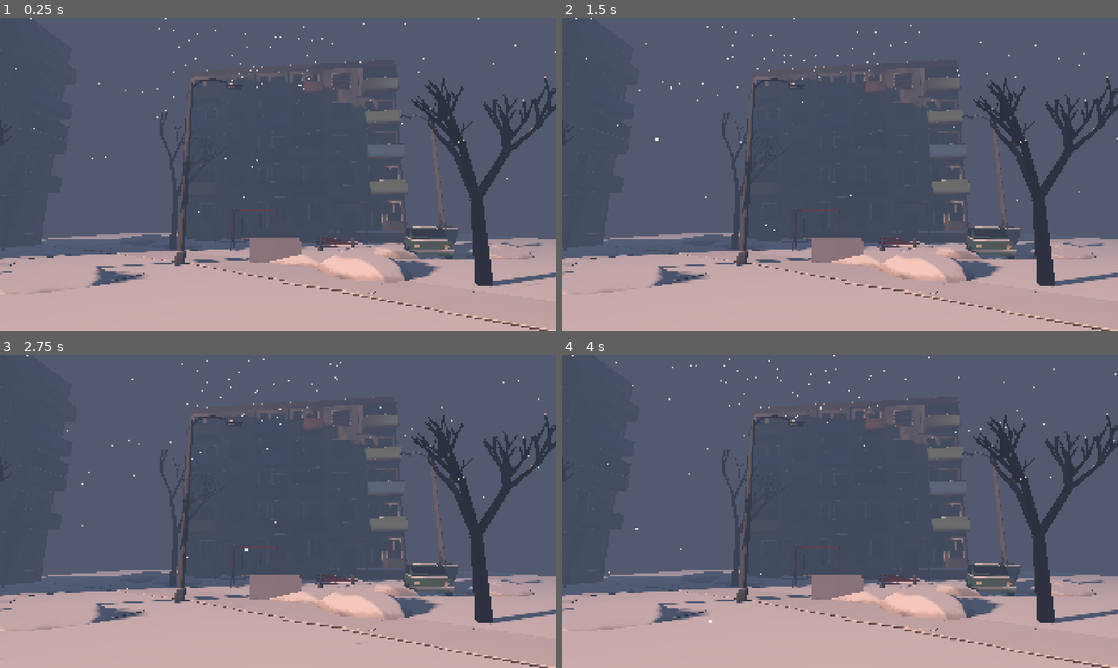
Above: before the commit, frames 1-4 (two rows, left to right).
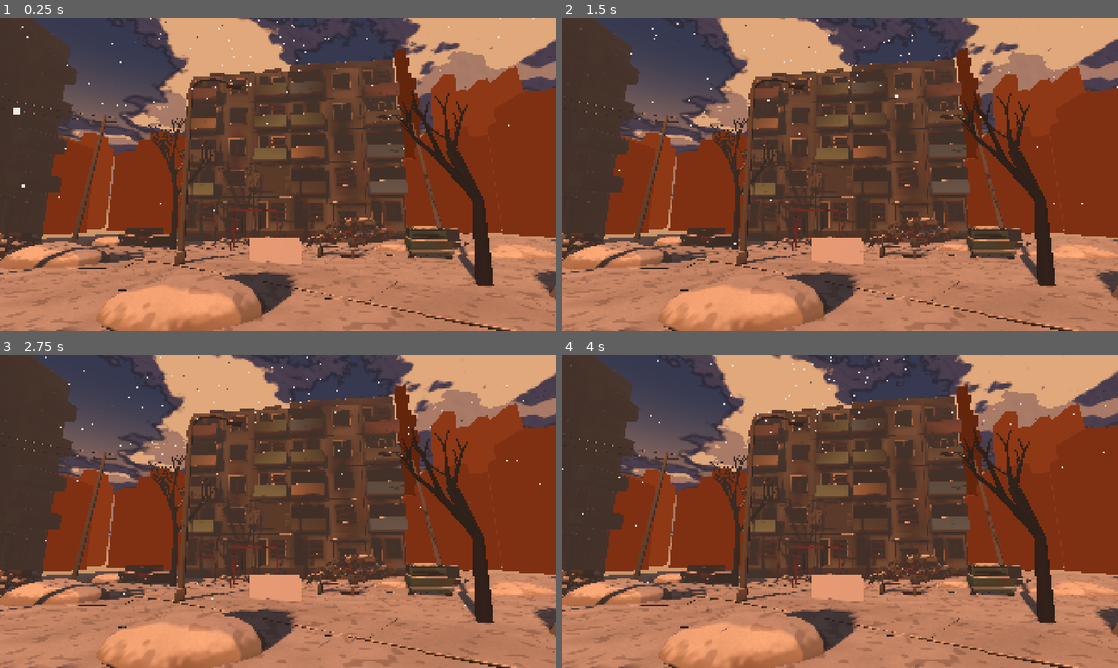
Above: after the commit, the same moments.

Repository: Noel619/Metro_S.T.A.L.K.E.R
Game: Godot game, scene res://scenes/style/diorama_patio_anochecer.tscn
The game is run twice, just before and just after one commit, with the same random seed, the same clock (stepped at 60 frames per second) and the same inputs. This scene is started directly instead of the project's main scene.
Inputs (mouse positions are in pixels of both pictures, inside the frame that each line leads up to):
- Up to frame 1 (0.25 s): no input
- Up to frame 2 (1.5 s): move the mouse to (962, 158) at 0.52 s; hold E (lean_right) 0.53-1.28 s; tap 1 (belt_1) at 0.6 s; click (962, 158) at 0.67 s; tap Space (jump) at 0.77 s; move the mouse to (728, 190) at 1.27 s; hold I (backpack) from 1.28 s (still down); tap 2 (belt_2) at 1.35 s
- Up to frame 3 (2.75 s): tap Space (jump) at 1.52 s; move the mouse to (333, 442) at 2.02 s; release I (backpack) at 2.03 s; hold E (lean_right) from 2.03 s (still down); tap 3 (belt_3) at 2.1 s
- Up to frame 4 (4 s): move the mouse to (812, 574) at 2.77 s; release E (lean_right) at 2.78 s; hold W (move_forward) 2.78-3.53 s; tap C (crouch) at 2.85 s; click (812, 574) at 2.92 s; tap Space (jump) at 3.02, 3.77 s; move the mouse to (1006, 558) at 3.52 s; hold Q (lean_left) from 3.53 s (still down); tap T (flashlight) at 3.6 s

The runs differ from the first frame. In frame 1, 100% of the frame differs, in the area x 0-100%, y 0-100%; in frame 2, 100%; in frame 3, 100%; in frame 4, 100%.

Commit message:
Fase 1: segunda pasada del exterior tras la revisión 1
Respuesta a la revisión: el exterior estaba demasiado blanco y pálido,
sin ambiente posapocalíptico, y el cielo no podía ser negro.

- Cielo pintado (cielo.gdshader): degradado, resplandor del sol o de la
  luna y nubes en dos tonos con contorno de tinta. Tres momentos del día
  en scripts/surface/atmosphere.gd: día, anochecer y noche (nunca negro).
- Superficie sucia: nieve vieja con ceniza, hollín y barro; bloques con
  chorretones; gradación más oscura y con más tramado; preajuste propio
  para la noche.
- Destrucción en los bloques: ventanas quemadas con hollín, paneles
  caídos con varillas, balcones desplomados, cornisas rotas y puertas
  tapiadas.
- Modelos nuevos: escombros, coche quemado, farola torcida, postes con
  cables caídos, ruinas del horizonte y el edificio partido de la Zona
  Cero, como siluetas lejanas (tinta_lejano.gdshader).
- Humo lejano, nieve y ceniza cayendo.
- README: Zona Cero (edificio partido junto al cráter), refugios hechos
  a mano (nueva sección 6.12), gran expedición de 60 minutos a 3 horas,
  explicación de Issues y resultado de la revisión del estilo.
- docs/ESTILO.md y decisiones D-013 a D-015.

Co-Authored-By: Claude Opus 5.5 <noreply@anthropic.com>
Claude-Session: https://claude.ai/code/session_01P5KpG5eDGXWox8ypbQDFPc

Diff:
--- /dev/null
+++ b/assets/materials/lejano.tres
@@ -0,0 +1,8 @@
+[gd_resource type="ShaderMaterial" load_steps=2 format=3]
+
+[ext_resource type="Shader" path="res://assets/shaders/tinta_lejano.gdshader" id="1_shader"]
+
+[resource]
+resource_name = "lejano"
+shader = ExtResource("1_shader")
+shader_parameter/capa = 0.5
--- /dev/null
+++ b/assets/materials/lejano_0.tres
@@ -0,0 +1,8 @@
+[gd_resource type="ShaderMaterial" load_steps=2 format=3]
+
+[ext_resource type="Shader" path="res://assets/shaders/tinta_lejano.gdshader" id="1_shader"]
+
+[resource]
+resource_name = "lejano_0"
+shader = ExtResource("1_shader")
+shader_parameter/capa = 0.5
--- /dev/null
+++ b/assets/materials/lejano_1.tres
@@ -0,0 +1,8 @@
+[gd_resource type="ShaderMaterial" load_steps=2 format=3]
+
+[ext_resource type="Shader" path="res://assets/shaders/tinta_lejano.gdshader" id="1_shader"]
+
+[resource]
+resource_name = "lejano_1"
+shader = ExtResource("1_shader")
+shader_parameter/capa = 0.25
--- /dev/null
+++ b/assets/materials/lejano_zona_cero.tres
@@ -0,0 +1,8 @@
+[gd_resource type="ShaderMaterial" load_steps=2 format=3]
+
+[ext_resource type="Shader" path="res://assets/shaders/tinta_lejano.gdshader" id="1_shader"]
+
+[resource]
+resource_name = "lejano_zona_cero"
+shader = ExtResource("1_shader")
+shader_parameter/capa = 0.9
--- a/assets/materials/nevado.tres
+++ b/assets/materials/nevado.tres
@@ -7,4 +7,5 @@
 resource_name = "nevado"
 shader = ExtResource("1_shader")
 shader_parameter/ramps = ExtResource("2_ramps")
-shader_parameter/snow_amount = 0.9
+shader_parameter/snow_amount = 0.85
+shader_parameter/snow_color = Color(0.74, 0.72, 0.67, 1)
--- /dev/null
+++ b/assets/shaders/cielo.gdshader
@@ -0,0 +1,65 @@
+// Cielo pintado de Tumansk.
+//
+// Degradado del horizonte al cénit, resplandor del sol (o de la luna) detrás de
+// las nubes y nubes a bandas, con contorno de tinta y tramado en su parte oscura.
+// Nunca es negro: de noche las nubes siguen recortándose contra el cielo.
+// Los valores de cada hora del día están en scripts/surface/atmosphere.gd.
+shader_type sky;
+
+uniform vec4 zenith_color : source_color = vec4(0.44, 0.45, 0.46, 1.0);
+uniform vec4 horizon_color : source_color = vec4(0.66, 0.63, 0.54, 1.0);
+uniform vec4 ground_color : source_color = vec4(0.30, 0.29, 0.27, 1.0);
+uniform vec4 cloud_light : source_color = vec4(0.72, 0.70, 0.63, 1.0);
+uniform vec4 cloud_dark : source_color = vec4(0.42, 0.42, 0.43, 1.0);
+uniform vec4 glow_color : source_color = vec4(0.95, 0.86, 0.70, 1.0);
+uniform vec4 ink_color : source_color = vec4(0.106, 0.102, 0.133, 1.0);
+uniform float glow_strength : hint_range(0.0, 4.0) = 0.35;
+uniform float glow_size : hint_range(1.0, 64.0) = 5.0;
+uniform float coverage : hint_range(0.0, 1.0) = 0.72;
+uniform float cloud_scale = 1.8;
+uniform float cloud_speed = 0.003;
+uniform float line_strength : hint_range(0.0, 1.0) = 0.5;
+uniform float hatch_strength : hint_range(0.0, 1.0) = 0.25;
+uniform float brightness : hint_range(0.0, 2.0) = 1.0;
+uniform sampler2D cloud_noise : filter_linear_mipmap, repeat_enable;
+uniform sampler2D hatching : filter_linear_mipmap, repeat_enable;
+
+float cloud_shape(vec2 uv) {
+	return texture(cloud_noise, uv).r * 0.88 + texture(cloud_noise, uv * 2.3 + 0.37).g * 0.12;
+}
+
+void sky() {
+	vec3 dir = normalize(EYEDIR);
+	float up = dir.y;
+	vec3 color = mix(horizon_color.rgb, zenith_color.rgb, smoothstep(-0.02, 0.55, up));
+	color = mix(color, ground_color.rgb, smoothstep(0.0, -0.25, up));
+
+	float toward_light = LIGHT0_ENABLED ? max(dot(dir, LIGHT0_DIRECTION), 0.0) : 0.0;
+	float glow = pow(toward_light, glow_size) * glow_strength;
+	color += glow_color.rgb * glow;
+
+	// Nubes proyectadas sobre una cúpula.
+	float dome = max(up, 0.0) + 0.12;
+	vec2 drift = vec2(TIME * cloud_speed, TIME * cloud_speed * 0.4);
+	vec2 uv = dir.xz / dome * 0.18 * cloud_scale + drift;
+	float shape = cloud_shape(uv);
+	float threshold = 1.0 - coverage;
+	float density = smoothstep(threshold, threshold + 0.06, shape);
+	float near_horizon = smoothstep(-0.02, 0.12, up);
+	// Nubes en dos tonos: el borde, más oscuro; el centro, más claro, y más aún del
+	// lado del sol (o de la luna).
+	vec2 toward = LIGHT0_ENABLED ? normalize(LIGHT0_DIRECTION.xz + vec2(0.0001)) : vec2(0.0);
+	float core = smoothstep(threshold + 0.1, threshold + 0.13, cloud_shape(uv - toward * 0.025));
+	float band = core * (0.55 + 0.45 * step(0.5, texture(cloud_noise, uv * 0.35).b));
+	vec3 cloud = mix(cloud_dark.rgb, cloud_light.rgb, band) + glow_color.rgb * glow * 0.5 * core;
+	color = mix(color, cloud, density * near_horizon);
+
+	if (!AT_CUBEMAP_PASS) {
+		float edge_width = max(fwidth(shape) * 1.6, 0.0005);
+		float edge = 1.0 - smoothstep(0.0, edge_width, abs(shape - (threshold + 0.03)));
+		color = mix(color, ink_color.rgb, edge * line_strength * near_horizon);
+		float hatch = texture(hatching, uv * 5.0).g;
+		color = mix(color, ink_color.rgb, (1.0 - hatch) * hatch_strength * density * (1.0 - band) * near_horizon);
+	}
+	COLOR = color * brightness;
+}
--- /dev/null
+++ b/assets/shaders/tinta_lejano.gdshader
@@ -0,0 +1,21 @@
+// Siluetas lejanas (ruinas del horizonte): color plano, sin luz ni niebla del
+// motor, fundidas con el color del horizonte (tinta_horizonte). Cuanto mayor es
+// "capa", más cerca está la silueta y más oscura se ve, como en un decorado
+// de papel recortado.
+shader_type spatial;
+render_mode unshaded, fog_disabled, shadows_disabled;
+
+global uniform vec4 tinta_horizonte;
+
+uniform float capa : hint_range(0.0, 1.0) = 0.5;
+
+vec3 srgb_to_linear(vec3 c) {
+	return mix(c / 12.92, pow((c + 0.055) / 1.055, vec3(2.4)), step(vec3(0.04045), c));
+}
+
+void fragment() {
+	vec3 horizon = srgb_to_linear(tinta_horizonte.rgb);
+	float detail = dot(COLOR.rgb, vec3(0.2126, 0.7152, 0.0722));
+	vec3 silhouette = horizon * mix(0.92, 0.55, capa) * mix(0.8, 1.15, clamp(detail * 3.0, 0.0, 1.0));
+	ALBEDO = silhouette;
+}
--- a/project.godot
+++ b/project.godot
@@ -267,3 +267,7 @@
 "type": "color",
 "value": Color(1, 0.97, 0.92, 1)
 }
+tinta_horizonte={
+"type": "color",
+"value": Color(0.66, 0.63, 0.54, 1)
+}
--- a/scenes/style/diorama_patio.tscn
+++ b/scenes/style/diorama_patio.tscn
@@ -4,16 +4,7 @@
 [ext_resource type="PackedScene" path="res://scenes/style/ink_post.tscn" id="2_post"]
 
 [sub_resource type="Environment" id="Environment_patio"]
-background_mode = 1
-background_color = Color(0.64, 0.68, 0.7, 1)
-ambient_light_source = 2
-ambient_light_color = Color(0.58, 0.64, 0.72, 1)
-ambient_light_energy = 0.75
 tonemap_mode = 2
-fog_enabled = true
-fog_light_color = Color(0.66, 0.7, 0.74, 1)
-fog_density = 0.022
-fog_sky_affect = 0.0
 
 [node name="DioramaPatio" type="Node3D"]
 script = ExtResource("1_patio")
@@ -44,4 +35,12 @@
 top_level = true
 transform = Transform3D(1, 0, 0, 0, 1, 0, 0, 0, 1, -1.5, 2.2, -8.0)
 
+[node name="CamaraHorizonte" type="Camera3D" parent="." groups=["capture_camera"]]
+transform = Transform3D(1, 0, 0, 0, 1, 0, 0, 0, 1, 3.0, 1.7, 9.0)
+fov = 58.0
+
+[node name="Mira" type="Marker3D" parent="CamaraHorizonte"]
+top_level = true
+transform = Transform3D(1, 0, 0, 0, 1, 0, 0, 0, 1, 40.0, 14.0, -70.0)
+
 [node name="InkPost" parent="." instance=ExtResource("2_post")]
--- a/scenes/style/diorama_patio_anochecer.tscn
+++ b/scenes/style/diorama_patio_anochecer.tscn
@@ -4,4 +4,3 @@
 
 [node name="DioramaPatio" instance=ExtResource("1_base")]
 mood = "anochecer"
-fear = 0.55
--- a/scenes/style/diorama_patio_dia.tscn
+++ b/scenes/style/diorama_patio_dia.tscn
@@ -4,4 +4,3 @@
 
 [node name="DioramaPatio" instance=ExtResource("1_base")]
 mood = "dia"
-fear = 0.0
--- /dev/null
+++ b/scenes/style/diorama_patio_noche.tscn
@@ -0,0 +1,6 @@
+[gd_scene load_steps=2 format=3]
+
+[ext_resource type="PackedScene" path="res://scenes/style/diorama_patio.tscn" id="1_base"]
+
+[node name="DioramaPatio" instance=ExtResource("1_base")]
+mood = "noche"
--- a/scripts/core/style_director.gd
+++ b/scripts/core/style_director.gd
@@ -10,6 +10,7 @@
 
 const ZONE_DEPOT: StringName = &"deposito"
 const ZONE_SURFACE: StringName = &"superficie"
+const ZONE_SURFACE_NIGHT: StringName = &"superficie_noche"
 
 ## Valores de cada zona (ver docs/ESTILO.md). "rampa" es la fila de rampas.png.
 const PRESETS: Dictionary = {
@@ -34,16 +35,32 @@
 		"trazo_fps": 8.0,
 		"trazo_amplitud": 1.0,
 		"grosor": 2.2,
-		"tramado": 0.8,
-		"tramado_umbral": 0.2,
-		"relleno": 0.02,
-		"saturacion": 0.55,
-		"contraste": 1.12,
+		"tramado": 0.85,
+		"tramado_umbral": 0.3,
+		"relleno": 0.018,
+		"saturacion": 0.62,
+		"contraste": 1.18,
 		"papel": 0.4,
-		"grano": 0.05,
+		"grano": 0.06,
+		"vineta": 0.5,
+		"rampa": 2,
+		"tinte": Color(0.97, 0.95, 0.9),
+	},
+	ZONE_SURFACE_NIGHT:
+	{
+		"trazo_fps": 8.0,
+		"trazo_amplitud": 1.0,
+		"grosor": 2.2,
+		"tramado": 0.75,
+		"tramado_umbral": 0.1,
+		"relleno": 0.002,
+		"saturacion": 0.7,
+		"contraste": 1.1,
+		"papel": 0.35,
+		"grano": 0.07,
 		"vineta": 0.45,
 		"rampa": 2,
-		"tinte": Color(0.93, 0.97, 1.0),
+		"tinte": Color(0.9, 0.95, 1.0),
 	},
 }
 
--- a/scripts/debug/courtyard_diorama.gd
+++ b/scripts/debug/courtyard_diorama.gd
@@ -1,15 +1,16 @@
 @tool
 extends Node3D
-## Diorama B de la Fase 1: un patio de Los Bloques bajo la nieve.
+## Diorama B de la Fase 1: un patio de Los Bloques, años después de la guerra.
 ##
-## Los objetos se colocan desde código (como en el diorama del depósito) para
-## ajustar la composición rápido. La nieve que cae son partículas: no pasan por
-## el post-proceso, así que se ven limpias delante del dibujo.
+## Tres momentos del día ("dia", "anochecer", "noche"), con el cielo, la luz y la
+## niebla de scripts/surface/atmosphere.gd. Los objetos se colocan desde código
+## para ajustar la composición rápido. La nieve, la ceniza y el humo son
+## partículas: no pasan por el post-proceso.
 
 const MODELS_DIR: String = "res://assets/models/"
+const SMOKE_TEXTURE: String = "res://assets/textures/humo.png"
 
-## "dia": nublado. "anochecer": más oscuro, con niebla y miedo.
-@export_enum("dia", "anochecer") var mood: String = "dia"
+@export_enum("dia", "anochecer", "noche") var mood: String = "dia"
 @export_range(0.0, 1.0) var fear: float = 0.0
 
 var _props: Node3D
@@ -17,10 +18,8 @@
 
 func _ready() -> void:
 	_build()
-	if mood == "anochecer":
-		_dusk()
+	Atmosphere.apply($Entorno.environment, $Sol, mood)
 	if not Engine.is_editor_hint():
-		StyleDirector.set_zone(StyleDirector.ZONE_SURFACE, true)
 		StyleDirector.fear = fear
 		for camera: Node in get_tree().get_nodes_in_group(&"capture_camera"):
 			var target: Node3D = camera.get_node_or_null("Mira")
@@ -38,31 +37,29 @@
 	_place("bloque_paneles", Vector3(0.0, 0.0, -11.0))
 	_place("bloque_paneles_b", Vector3(17.5, 0.0, 1.0), -90.0)
 	_place("bloque_paneles_b", Vector3(-17.5, 0.0, -2.0), 90.0)
+	_place("ruinas_horizonte", Vector3(0.0, -2.0, 0.0))
+	var zone_zero: Node3D = _place("zona_cero", Vector3(95.0, -4.0, -190.0), -20.0)
+	zone_zero.scale = Vector3.ONE * 1.35
 	_place("farola", Vector3(-3.6, 0.0, 0.5), 25.0)
-	_place("farola", Vector3(9.0, 0.0, -5.5), 200.0)
+	_place("farola_torcida", Vector3(9.0, 0.0, -5.5), 200.0)
+	_place("postes_cables", Vector3(-12.5, 0.0, 6.5), 80.0)
 	_place("banco_parque", Vector3(2.6, 0.0, -2.2), -12.0)
-	_place("arbol_desnudo", Vector3(-6.5, 0.0, -4.5), 0.0)
+	_place("arbol_desnudo", Vector3(-6.5, 0.0, -4.5))
 	_place("arbol_desnudo_b", Vector3(5.8, 0.0, 2.8), 40.0)
 	_place("arbol_desnudo_b", Vector3(-11.0, 0.0, 4.0), 120.0)
 	_place("coche", Vector3(7.2, -0.12, -3.8), 74.0)
+	_place("coche_quemado", Vector3(-9.5, -0.05, -6.5), -28.0)
 	_place("columpio", Vector3(-1.8, 0.0, -5.2), 8.0)
 	_place("contenedor", Vector3(10.5, 0.0, -8.6), 4.0)
+	_place("escombros_grande", Vector3(4.5, 0.0, -7.8), 30.0)
+	_place("escombros", Vector3(-13.5, 0.0, -1.0), 70.0)
+	_place("escombros", Vector3(13.8, 0.0, 4.5), 150.0)
 	_place("caja_carton_grande", Vector3(9.3, 0.0, -8.0), 30.0)
-	_snowfall()
-
-
-func _dusk() -> void:
-	var environment: Environment = $Entorno.environment.duplicate()
-	environment.background_color = Color(0.26, 0.28, 0.34)
-	environment.ambient_light_color = Color(0.36, 0.42, 0.56)
-	environment.ambient_light_energy = 0.5
-	environment.fog_light_color = Color(0.28, 0.31, 0.38)
-	environment.fog_density = 0.038
-	$Entorno.environment = environment
-	var sun: DirectionalLight3D = $Sol
-	sun.light_color = Color(0.98, 0.66, 0.5)
-	sun.light_energy = 0.55
-	sun.rotation_degrees = Vector3(-9.0, -62.0, 0.0)
+	_smoke(Vector3(-40.0, 10.0, -95.0), 1.0)
+	_smoke(Vector3(55.0, 8.0, -120.0), 1.4)
+	_smoke(Vector3(95.0, 40.0, -190.0), 2.2)
+	_falling(Color(0.86, 0.85, 0.82), 0.045, 1600)
+	_falling(Color(0.24, 0.23, 0.22), 0.03, 500)
 
 
 func _place(model: String, position: Vector3, yaw: float = 0.0) -> Node3D:
@@ -73,29 +70,61 @@
 	return node
 
 
-func _snowfall() -> void:
-	var material: ParticleProcessMaterial = ParticleProcessMaterial.new()
-	material.emission_shape = ParticleProcessMaterial.EMISSION_SHAPE_BOX
-	material.emission_box_extents = Vector3(18.0, 0.5, 14.0)
-	material.direction = Vector3(0.2, -1.0, 0.1)
-	material.spread = 12.0
-	material.initial_velocity_min = 0.6
-	material.initial_velocity_max = 1.2
-	material.gravity = Vector3(0.0, -0.4, 0.0)
-	material.turbulence_enabled = true
-	material.turbulence_noise_strength = 0.3
+## Columna de humo lejana.
+func _smoke(position: Vector3, size: float) -> void:
+	var process: ParticleProcessMaterial = ParticleProcessMaterial.new()
+	process.direction = Vector3(0.15, 1.0, 0.0)
+	process.spread = 10.0
+	process.initial_velocity_min = 2.0 * size
+	process.initial_velocity_max = 3.0 * size
+	process.gravity = Vector3(0.6, 0.15, 0.0)
+	process.scale_min = 6.0 * size
+	process.scale_max = 11.0 * size
+	process.emission_shape = ParticleProcessMaterial.EMISSION_SHAPE_SPHERE
+	process.emission_sphere_radius = 2.0 * size
+	var puff: StandardMaterial3D = StandardMaterial3D.new()
+	puff.albedo_texture = load(SMOKE_TEXTURE)
+	puff.albedo_color = Color(0.17, 0.16, 0.15, 0.85)
+	puff.transparency = BaseMaterial3D.TRANSPARENCY_ALPHA
+	puff.shading_mode = BaseMaterial3D.SHADING_MODE_UNSHADED
+	puff.billboard_mode = BaseMaterial3D.BILLBOARD_PARTICLES
+	var quad: QuadMesh = QuadMesh.new()
+	quad.material = puff
+	var particles: GPUParticles3D = GPUParticles3D.new()
+	particles.amount = 40
+	particles.lifetime = 24.0
+	particles.preprocess = 24.0
+	particles.process_material = process
+	particles.draw_pass_1 = quad
+	particles.position = position
+	particles.visibility_aabb = AABB(Vector3(-60, -10, -60), Vector3(120, 140, 120))
+	_props.add_child(particles)
+
+
+## Nieve o ceniza cayendo alrededor de la cámara.
+func _falling(color: Color, flake_size: float, amount: int) -> void:
+	var process: ParticleProcessMaterial = ParticleProcessMaterial.new()
+	process.emission_shape = ParticleProcessMaterial.EMISSION_SHAPE_BOX
+	process.emission_box_extents = Vector3(18.0, 0.5, 14.0)
+	process.direction = Vector3(0.2, -1.0, 0.1)
+	process.spread = 12.0
+	process.initial_velocity_min = 0.6
+	process.initial_velocity_max = 1.2
+	process.gravity = Vector3(0.0, -0.4, 0.0)
+	process.turbulence_enabled = true
+	process.turbulence_noise_strength = 0.3
 	var flake: StandardMaterial3D = StandardMaterial3D.new()
 	flake.shading_mode = BaseMaterial3D.SHADING_MODE_UNSHADED
-	flake.albedo_color = Color(0.93, 0.94, 0.96)
+	flake.albedo_color = color
 	flake.billboard_mode = BaseMaterial3D.BILLBOARD_ENABLED
 	var quad: QuadMesh = QuadMesh.new()
-	quad.size = Vector2(0.045, 0.045)
+	quad.size = Vector2(flake_size, flake_size)
 	quad.material = flake
 	var particles: GPUParticles3D = GPUParticles3D.new()
-	particles.amount = 1800
+	particles.amount = amount
 	particles.lifetime = 14.0
 	particles.preprocess = 14.0
-	particles.process_material = material
+	particles.process_material = process
 	particles.draw_pass_1 = quad
 	particles.position = Vector3(0.0, 13.0, 0.0)
 	particles.visibility_aabb = AABB(Vector3(-20, -16, -16), Vector3(40, 18, 32))
--- a/scripts/debug/style_viewer.gd
+++ b/scripts/debug/style_viewer.gd
@@ -9,6 +9,7 @@
 	"res://scenes/style/diorama_deposito_abandonado.tscn",
 	"res://scenes/style/diorama_patio_dia.tscn",
 	"res://scenes/style/diorama_patio_anochecer.tscn",
+	"res://scenes/style/diorama_patio_noche.tscn",
 ]
 
 var _index: int = 0
--- /dev/null
+++ b/scripts/surface/atmosphere.gd
@@ -0,0 +1,109 @@
+class_name Atmosphere
+extends RefCounted
+## Ambiente de la superficie para cada hora del día: cielo, luz, niebla y estilo.
+##
+## De momento son tres momentos fijos (día, anochecer, noche). El sistema de
+## hora y clima de la Fase 4 interpolará entre ellos. Los colores van en sRGB.
+## Regla: el cielo nunca es negro.
+
+const SKY_SHADER: String = "res://assets/shaders/cielo.gdshader"
+const CLOUD_NOISE: String = "res://assets/textures/nubes.png"
+const HATCHING: String = "res://assets/textures/tramado.png"
+
+const MOODS: Dictionary = {
+	"dia":
+	{
+		"zenith": Color("#6e7273"),
+		"horizon": Color("#9a968c"),
+		"ground": Color("#4b4843"),
+		"cloud_light": Color("#aeaba2"),
+		"cloud_dark": Color("#6a6967"),
+		"glow": Color("#f0dcb6"),
+		"glow_strength": 0.35,
+		"glow_size": 5.0,
+		"coverage": 0.74,
+		"ambient": Color("#706f6c"),
+		"ambient_energy": 0.62,
+		"fog": Color("#85827a"),
+		"fog_density": 0.011,
+		"sun": Color("#f2e6cc"),
+		"sun_energy": 0.85,
+		"sun_rotation": Vector3(-32.0, -40.0, 0.0),
+		"style": &"superficie",
+	},
+	"anochecer":
+	{
+		"zenith": Color("#2e3040"),
+		"horizon": Color("#b47a55"),
+		"ground": Color("#2b2725"),
+		"cloud_light": Color("#c58560"),
+		"cloud_dark": Color("#3e3541"),
+		"glow": Color("#ff9450"),
+		"glow_strength": 1.4,
+		"glow_size": 4.0,
+		"coverage": 0.62,
+		"ambient": Color("#5a5262"),
+		"ambient_energy": 0.6,
+		"fog": Color("#6a5348"),
+		"fog_density": 0.012,
+		"sun": Color("#ffa06a"),
+		"sun_energy": 0.8,
+		"sun_rotation": Vector3(-7.0, -24.0, 0.0),
+		"style": &"superficie",
+	},
+	"noche":
+	{
+		"zenith": Color("#1a2133"),
+		"horizon": Color("#3c4458"),
+		"ground": Color("#15171d"),
+		"cloud_light": Color("#68748f"),
+		"cloud_dark": Color("#262c3d"),
+		"glow": Color("#b9c9ef"),
+		"glow_strength": 0.6,
+		"glow_size": 12.0,
+		"coverage": 0.55,
+		"ambient": Color("#3f4a66"),
+		"ambient_energy": 0.95,
+		"fog": Color("#262c3a"),
+		"fog_density": 0.014,
+		"sun": Color("#9fb1dc"),
+		"sun_energy": 0.65,
+		"sun_rotation": Vector3(-35.0, 35.0, 0.0),
+		"style": &"superficie_noche",
+	},
+}
+
+
+## Aplica un momento del día al entorno y a la luz principal.
+static func apply(environment: Environment, sun: DirectionalLight3D, mood: String) -> void:
+	var values: Dictionary = MOODS.get(mood, MOODS["dia"])
+	var material: ShaderMaterial = ShaderMaterial.new()
+	material.shader = load(SKY_SHADER)
+	material.set_shader_parameter("cloud_noise", load(CLOUD_NOISE))
+	material.set_shader_parameter("hatching", load(HATCHING))
+	for key: String in ["zenith", "horizon", "ground", "cloud_light", "cloud_dark", "glow"]:
+		var parameter: String = (
+			key + "_color" if key != "cloud_light" and key != "cloud_dark" else key
+		)
+		material.set_shader_parameter(parameter, values[key])
+	material.set_shader_parameter("glow_strength", values["glow_strength"])
+	material.set_shader_parameter("glow_size", values["glow_size"])
+	material.set_shader_parameter("coverage", values["coverage"])
+	var sky: Sky = Sky.new()
+	sky.sky_material = material
+	environment.background_mode = Environment.BG_SKY
+	environment.sky = sky
+	environment.ambient_light_source = Environment.AMBIENT_SOURCE_COLOR
+	environment.ambient_light_color = values["ambient"]
+	environment.ambient_light_energy = values["ambient_energy"]
+	environment.fog_enabled = true
+	environment.fog_light_color = values["fog"]
+	environment.fog_density = values["fog_density"]
+	environment.fog_sky_affect = 0.0
+	environment.fog_height = 1.5
+	environment.fog_height_density = 0.04
+	sun.light_color = values["sun"]
+	sun.light_energy = values["sun_energy"]
+	sun.rotation_degrees = values["sun_rotation"]
+	RenderingServer.global_shader_parameter_set("tinta_horizonte", values["horizon"])
+	StyleDirector.set_zone(values["style"], true)
--- a/tools/godot/setup_project.gd
+++ b/tools/godot/setup_project.gd
@@ -60,6 +60,7 @@
 	"tinta_rampa": ["int", 1],
 	"tinta_color": ["color", Color("#1b1a22")],
 	"tinta_tinte": ["color", Color(1.0, 0.97, 0.92)],
+	"tinta_horizonte": ["color", Color(0.66, 0.63, 0.54)],
 }
 
 ## Valores por defecto al importar. Las texturas del estilo (rampas, tramados)
Binary file changed: assets/models/arbol_desnudo.glb
Binary file changed: assets/models/arbol_desnudo_b.glb
Binary file changed: assets/models/banco_parque.glb
Binary file changed: assets/models/bloque_paneles.glb
Binary file changed: assets/models/bloque_paneles_b.glb
Binary file changed: assets/models/coche.glb
Binary file added: assets/models/coche_quemado.glb
Not shown, added: assets/models/coche_quemado.glb.import
Binary file changed: assets/models/columpio.glb
Binary file changed: assets/models/contenedor.glb
Binary file added: assets/models/escombros.glb
Not shown, added: assets/models/escombros.glb.import
(and 29 more such lines)
